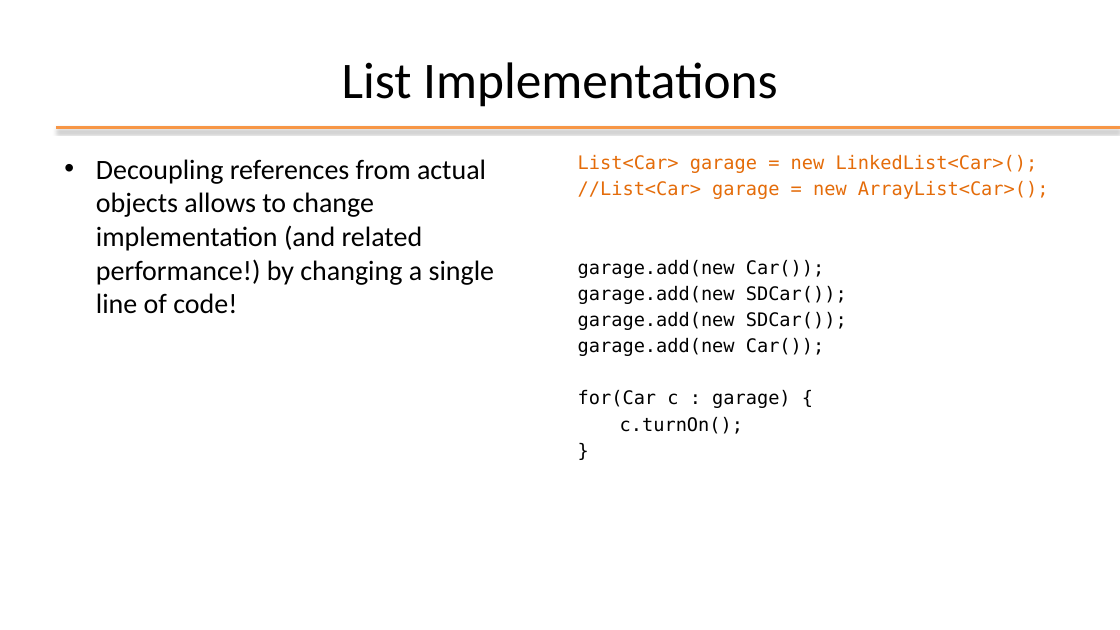
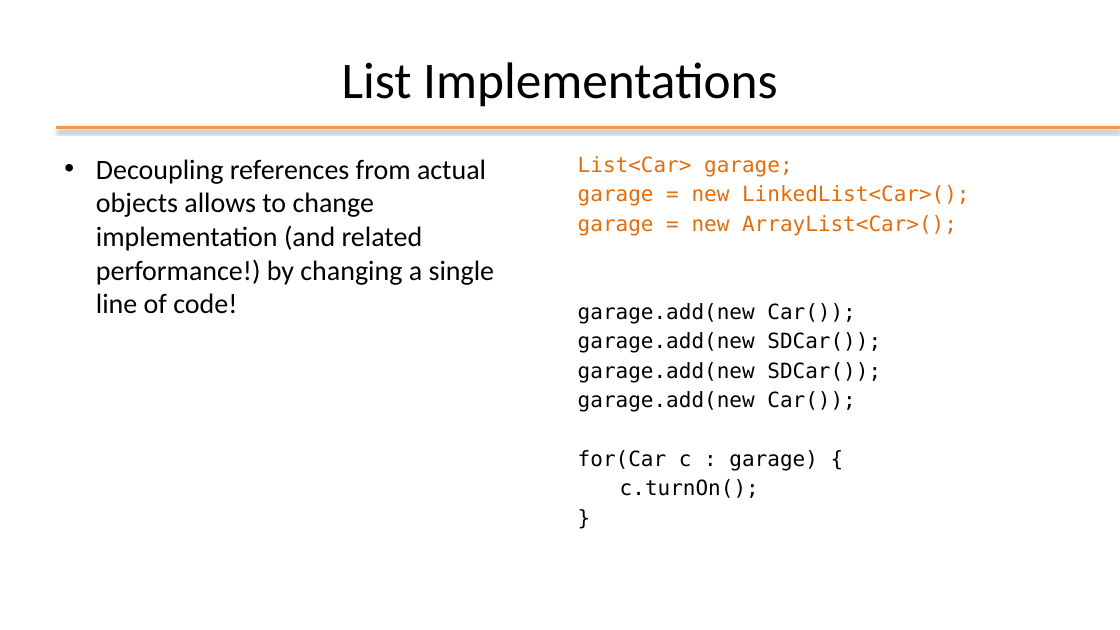
Before and after one commit to nbicocchi/learn-java-core, a slide deck: slide 18 of assets/slides/E4 - Java Data Structures.pptx (slide 17 before the commit). Drawn at 1120x630 pixels with LibreOffice and Linux fonts; fonts in the diff are those of the drawing; background and template pictures are left out. Boxes give left, top, right and bottom in pixels: in the first picture for what was removed or moved away, otherwise in the second. Text is boxed around its words. In the diff, an @@ line names an element or a change of style, - is before the commit and + after.

```diff
--- a/assets/slides/E4 - Java Data Structures.pptx
+++ b/assets/slides/E4 - Java Data Structures.pptx
@@ text at bbox=[578, 156, 970, 236]: text changed; size 16 to 18 pt @@
-List<Car> garage = new LinkedList<Car>();
-//List<Car> garage = new ArrayList<Car>();
+List<Car> garage;
+garage = new LinkedList<Car>();
+garage = new ArrayList<Car>();
@@ text at bbox=[578, 303, 881, 498]: size 16 to 18 pt in "garage.add(new Car());", "garage.add(new SDCar());", "garage.add(new SDCar());", "garage.add(new Car());" and 3 more places @@
```
Also in this commit, not shown: 6 other slides changed, 4 slides added, 6 slides removed, 1 other file.
